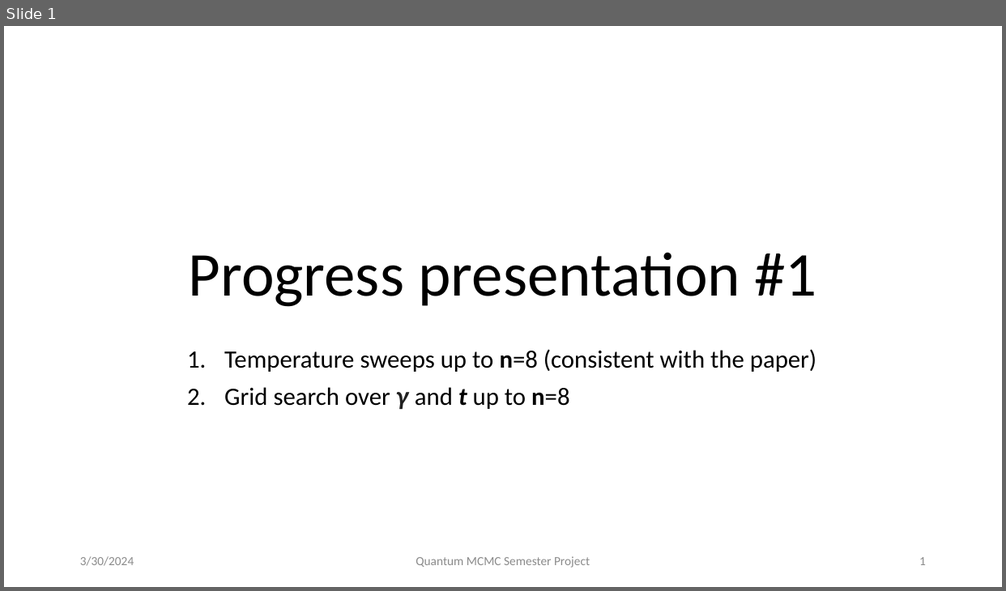
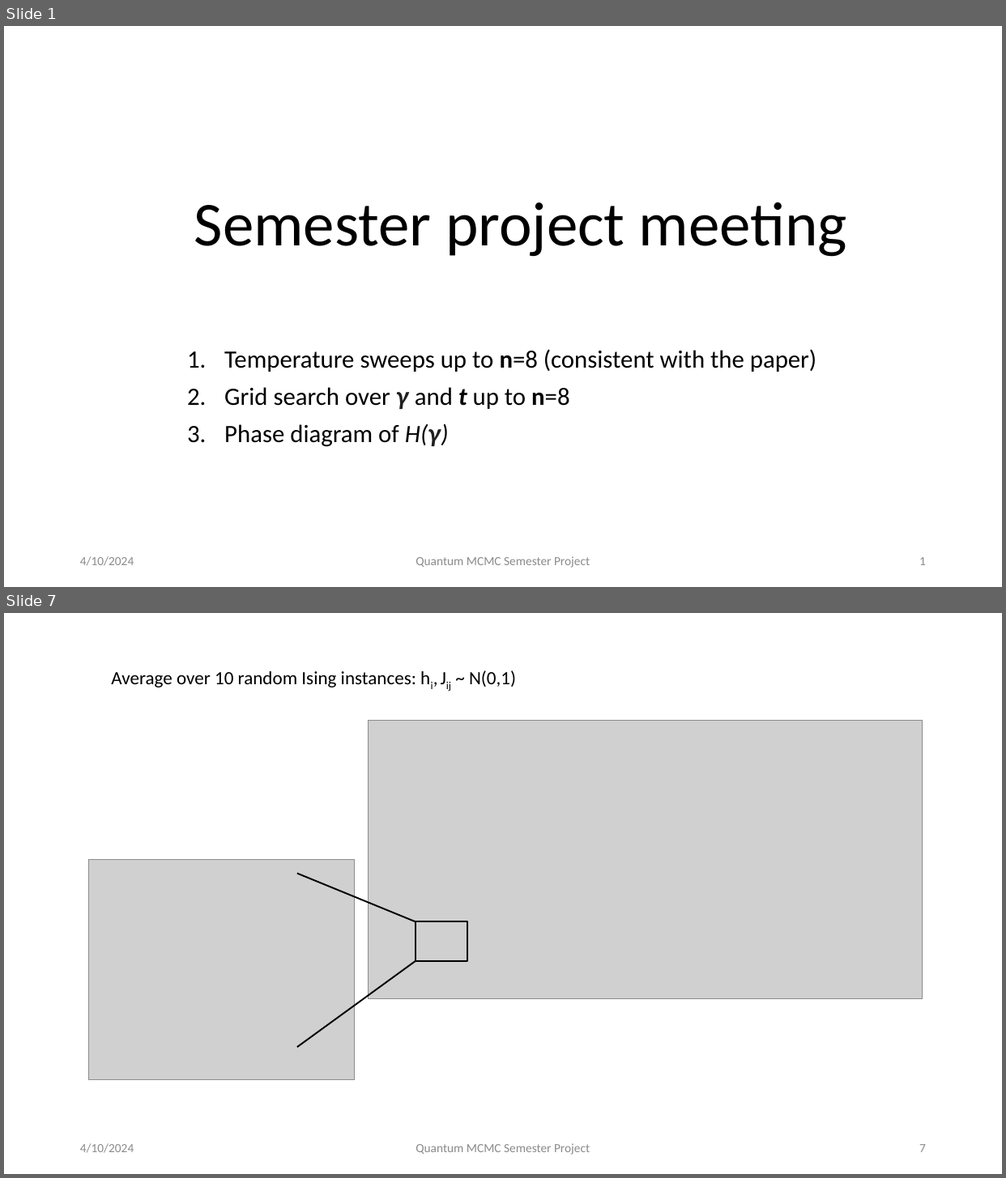
Before and after one commit to petr-ivashkov/quantum-mcmc, a slide deck: slides/progress_presentation_1.pptx. Shown one above the other, each under a label of ours: slide 1 before the commit, slides 1 and 7 after it; the slides between them are not shown. The pictures are 1006x591 and 1006x1178 pixels, drawn with LibreOffice and Linux fonts; fonts in the diff are those of the drawing; grey boxes stand for pictures. Boxes give left, top, right and bottom in pixels: in the first picture for what was removed or moved away, otherwise in the second. Text is boxed around its words. In the diff, an @@ line names an element or a change of style, - is before the commit and + after.

```diff
--- a/slides/progress_presentation_1.pptx
+++ b/slides/progress_presentation_1.pptx
@@ slide 7 added at box(4, 613, 1002, 1174), background #FFFFFF @@
@@ text added at box(111, 671, 516, 688), 18 pt, text #000000 @@
+Average over 10 random Ising instances: hi, Jij ~ N(0,1)
@@ picture added at box(368, 721, 923, 999) @@
@@ picture added at box(88, 860, 355, 1080) @@
@@ line added from (415, 922) to (297, 874), #000000 1.5 pt @@
@@ rectangle added at box(415, 922, 467, 961), outline #000000 1.5 pt @@
@@ line added from (297, 1047) to (415, 961), #000000 1.5 pt @@
@@ text added at box(80, 1144, 134, 1153), 12 pt, text #8C8C8C @@
+4/10/2024
@@ text added at box(415, 1144, 590, 1155), 12 pt, text #8C8C8C @@
+Quantum MCMC Semester Project
@@ page number added at box(919, 1144, 926, 1152), 12 pt, text #8C8C8C @@
+7
@@ slide 1 changed as well @@
@@ title at box(194, 202, 847, 257): text changed @@
-Progress presentation #1
+Semester project meeting
@@ subtitle at box(224, 424, 449, 447): paragraph added @@
+3. Phase diagram of H(γ)
@@ text at box(80, 557, 134, 566): text changed @@
-3/30/2024
+4/10/2024
```
Also in this commit, not shown: 13 other slides changed, 6 other slides added, 5 other files.
